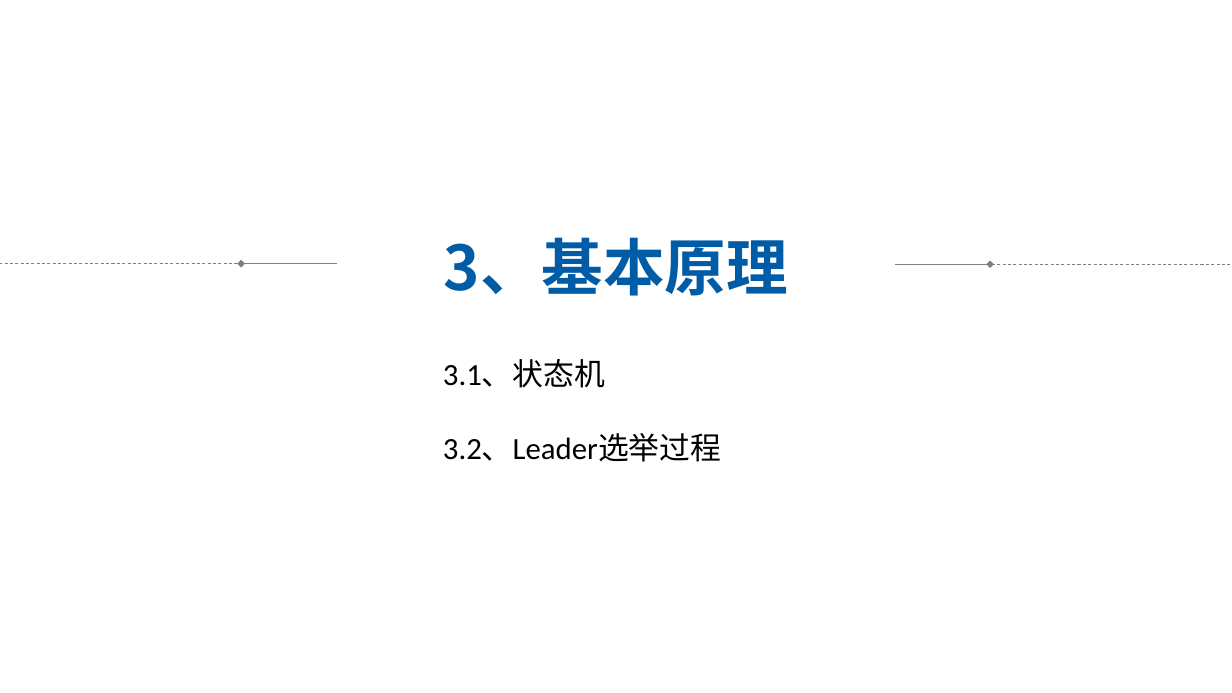
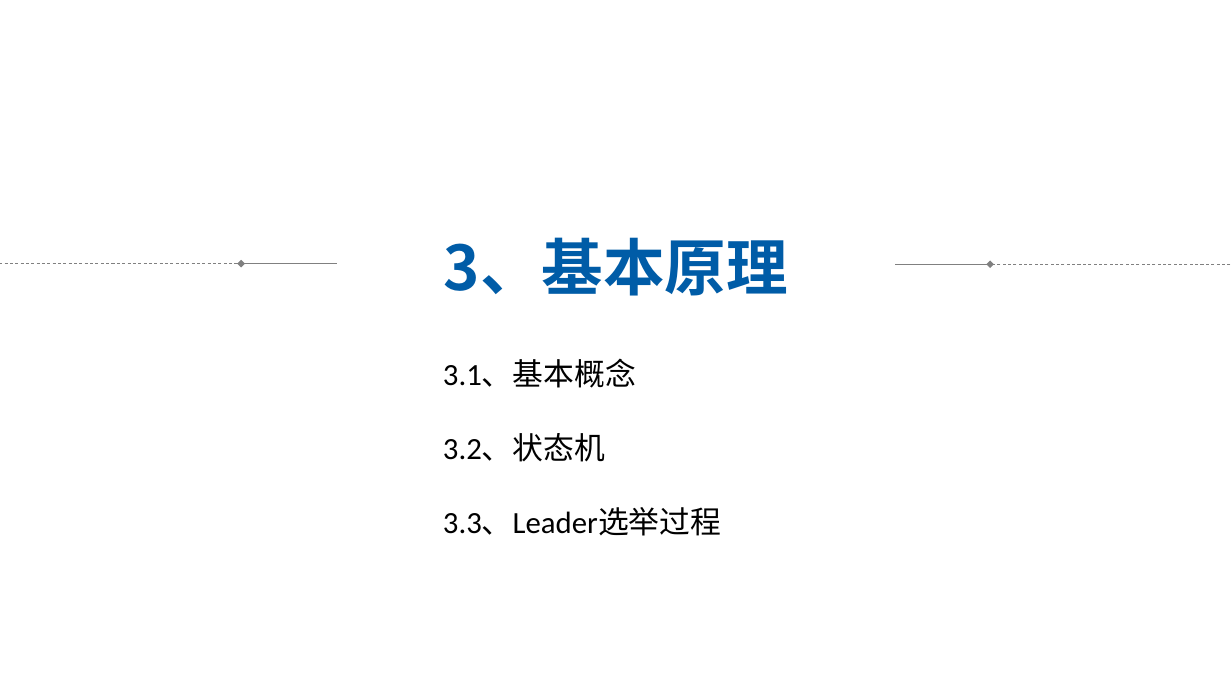
Before and after one commit to HNing109/StudyNotes, a slide deck: slide 7 of Golang_学习笔记/Golang_进阶_学习笔记/ETCD_学习笔记/ETCD-调研.pptx. Drawn at 1232x693 pixels with LibreOffice and Linux fonts; fonts in the diff are those of the drawing. Boxes give left, top, right and bottom in pixels: in the first picture for what was removed or moved away, otherwise in the second. Text is boxed around its words. In the diff, an @@ line names an element or a change of style, - is before the commit and + after.

```diff
--- a/Golang_学习笔记/Golang_进阶_学习笔记/ETCD_学习笔记/ETCD-调研.pptx
+++ b/Golang_学习笔记/Golang_进阶_学习笔记/ETCD_学习笔记/ETCD-调研.pptx
@@ text at [443, 359, 721, 536]: text changed @@
-3.1、状态机
-3.2、Leader选举过程
+3.1、基本概念
+3.2、状态机
+3.3、Leader选举过程
```
Also in this commit, not shown: 8 other slides changed, 1 slide added, 1 other file.
